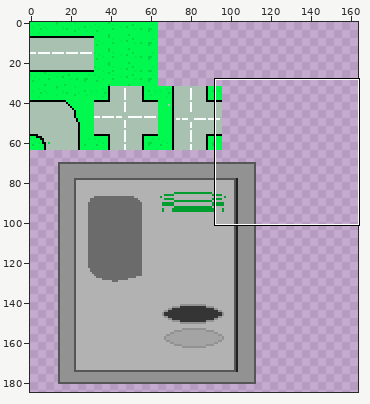
Sprite sheet -- maps/tilesheet.png. Above, an overview of the earlier version with the close-up marked.
Close-up. First the earlier version:
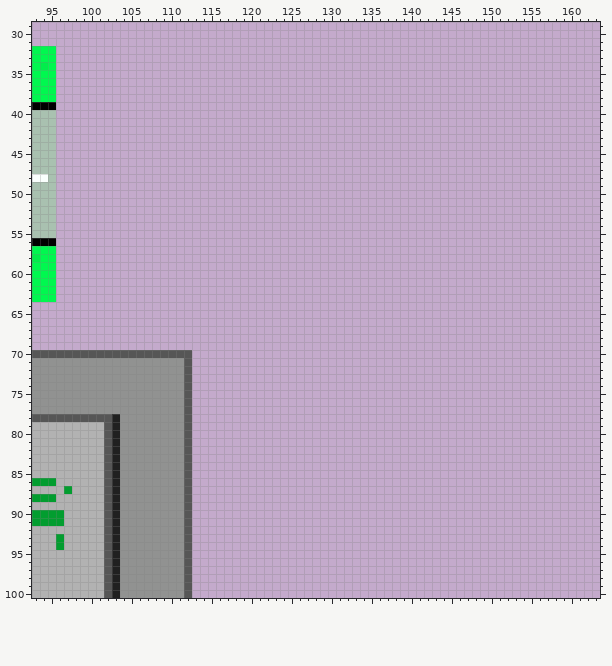
The file is 256x256 pixels. Colours within 5 levels of each other are drawn and written as one. Shown: x 93..163, y 29..100. The wide view leaves out empty margins.
Once edited:
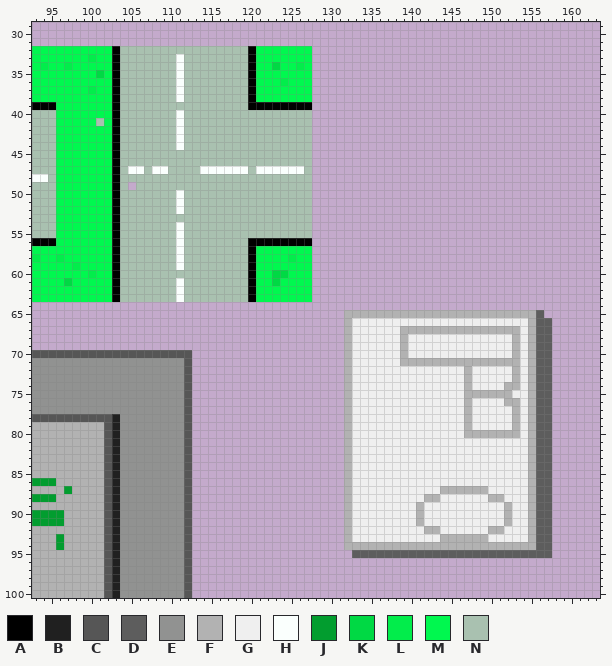
Palette (. is transparent): A #000000  B #202020  C #565656  D #5d5d5d  E #919291  F #b2b2b2  G #efefef  H #fafffd  J #029d2f  K #00d944  L #02ed4b  M #00f84f  N #a9c1b0
Edits made:
y 32: x 96..127 ................................ -> MMMMMMMANNNNNNNNNNNNNNNNAMMMMMMM
y 33: x 96..127 ................................ -> MMMMLMMANNNNNNNHNNNNNNNNAMMMMMMM
y 34: x 96..127 ................................ -> MLMMMMMANNNNNNNHNNNNNNNNAMMKMMLM
y 35: x 96..127 ................................ -> MMMMMKMANNNNNNNHNNNNNNNNAMMMMMMM
y 36: x 96..127 ................................ -> MMMMMMMANNNNNNNHNNNNNNNNAMMMLMMM
y 37: x 96..127 ................................ -> MMMMLMMANNNNNNNHNNNNNNNNAMMMMMMM
y 38: x 96..127 ................................ -> MMMMMMMANNNNNNNHNNNNNNNNAMMMMMMM
y 39: x 96..127 ................................ -> MMMMMMMANNNNNNNNNNNNNNNNAAAAAAAA
y 40: x 96..127 ................................ -> MMMMMMMANNNNNNNHNNNNNNNNNNNNNNNN
y 41: x 96..127 ................................ -> MMMMMNMANNNNNNNHNNNNNNNNNNNNNNNN
y 42..44: x 96..127 ................................ -> MMMMMMMANNNNNNNHNNNNNNNNNNNNNNNN
y 45..46: x 96..127 ................................ -> MMMMMMMANNNNNNNNNNNNNNNNNNNNNNNN
y 47: x 96..127 ................................ -> MMMMMMMANHHNHHNNNNHHHHHHNHHHHHHN
y 48: x 96..127 ................................ -> MMMMMMMANNNNNNNNNNNNNNNNNNNNNNNN
y 49: x 96..104 ......... -> MMMMMMMAN; x 106..127 ...................... -> NNNNNNNNNNNNNNNNNNNNNN
y 50..52: x 96..127 ................................ -> MMMMMMMANNNNNNNHNNNNNNNNNNNNNNNN
y 53: x 96..127 ................................ -> MMMMMMMANNNNNNNNNNNNNNNNNNNNNNNN
y 54..55: x 96..127 ................................ -> MMMMMMMANNNNNNNHNNNNNNNNNNNNNNNN
y 56: x 96..127 ................................ -> MMMMMMMANNNNNNNHNNNNNNNNAAAAAAAA
y 57: x 96..127 ................................ -> MMMMMMMANNNNNNNHNNNNNNNNAMMMMMMM
y 58: x 96..127 ................................ -> LMMMMMMANNNNNNNHNNNNNNNNAMMMMLMM
y 59: x 96..127 ................................ -> MMLMMMMANNNNNNNHNNNNNNNNAMMMMMMM
y 60: x 96..127 ................................ -> MMMMLMMANNNNNNNNNNNNNNNNAMMKKMMM
y 61: x 96..127 ................................ -> MKMMMMMANNNNNNNHNNNNNNNNAMMKMMMM
y 62..63: x 96..127 ................................ -> MMMMMMMANNNNNNNHNNNNNNNNAMMMMMMM
y 65: x 132..156 ......................... -> FFFFFFFFFFFFFFFFFFFFFFFFD
y 66: x 132..157 .......................... -> FGGGGGGGGGGGGGGGGGGGGGGFDD
y 67: x 132..157 .......................... -> FGGGGGGFFFFFFFFFFFFFFFGFDD
y 68..70: x 132..157 .......................... -> FGGGGGGFGGGGGGGGGGGGGFGFDD
y 71: x 132..157 .......................... -> FGGGGGGFFFFFFFFFFFFFFFGFDD
y 72..73: x 132..157 .......................... -> FGGGGGGGGGGGGGGFGGGGGFGFDD
y 74: x 132..157 .......................... -> FGGGGGGGGGGGGGGFGGGGFFGFDD
y 75: x 132..157 .......................... -> FGGGGGGGGGGGGGGFFFFFFGGFDD
y 76: x 132..157 .......................... -> FGGGGGGGGGGGGGGFGGGGFFGFDD
y 77..79: x 132..157 .......................... -> FGGGGGGGGGGGGGGFGGGGGFGFDD
y 80: x 132..157 .......................... -> FGGGGGGGGGGGGGGFFFFFFFGFDD
y 81..86: x 132..157 .......................... -> FGGGGGGGGGGGGGGGGGGGGGGFDD
y 87: x 132..157 .......................... -> FGGGGGGGGGGGFFFFFFGGGGGFDD
y 88: x 132..157 .......................... -> FGGGGGGGGGFFGGGGGGFFGGGFDD
y 89..91: x 132..157 .......................... -> FGGGGGGGGFGGGGGGGGGGFGGFDD
y 92: x 132..157 .......................... -> FGGGGGGGGGFFGGGGGGFFGGGFDD
y 93: x 132..157 .......................... -> FGGGGGGGGGGGFFFFFFGGGGGFDD
y 94: x 132..157 .......................... -> FFFFFFFFFFFFFFFFFFFFFFFFDD
y 95: x 133..157 ......................... -> DDDDDDDDDDDDDDDDDDDDDDDDD
